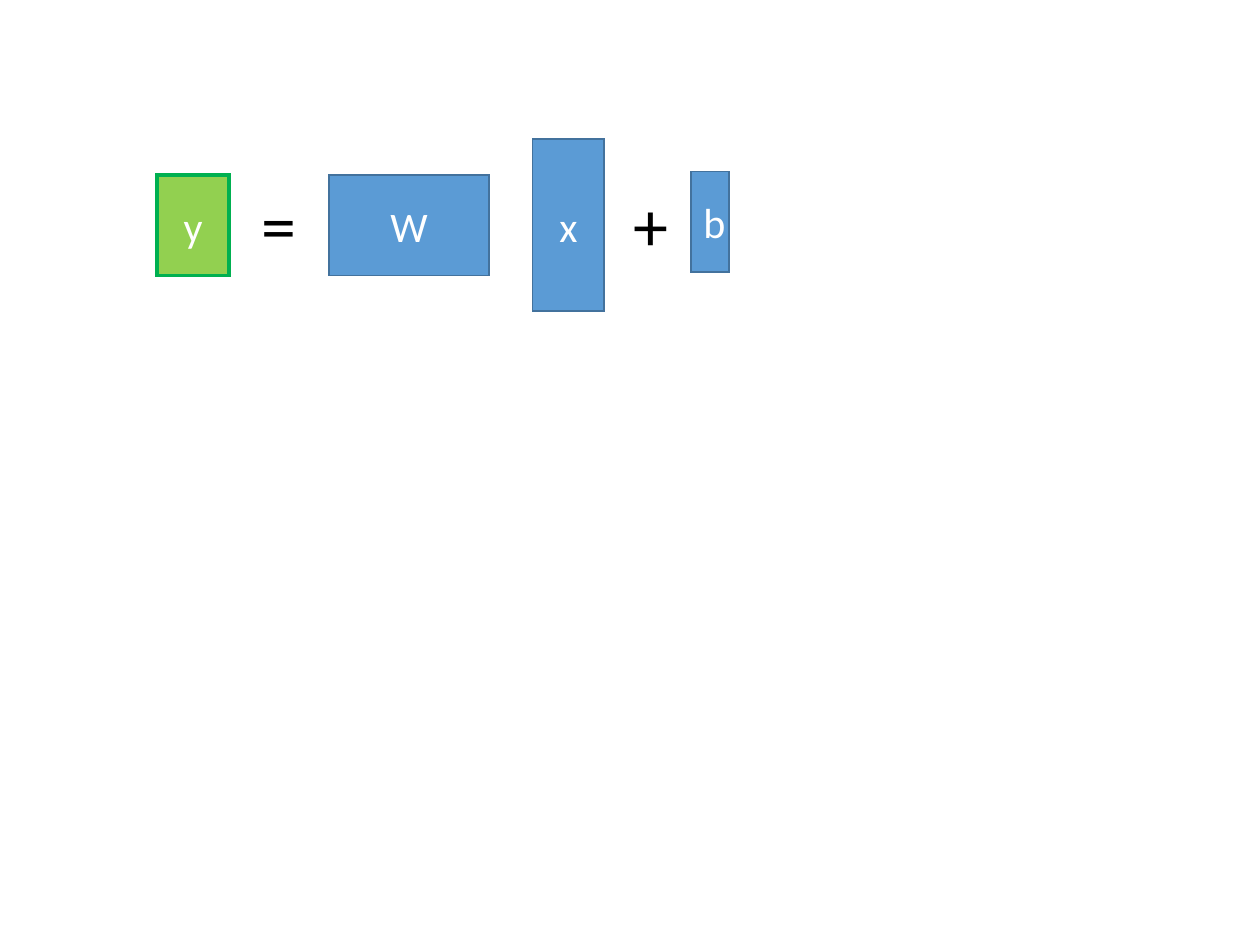
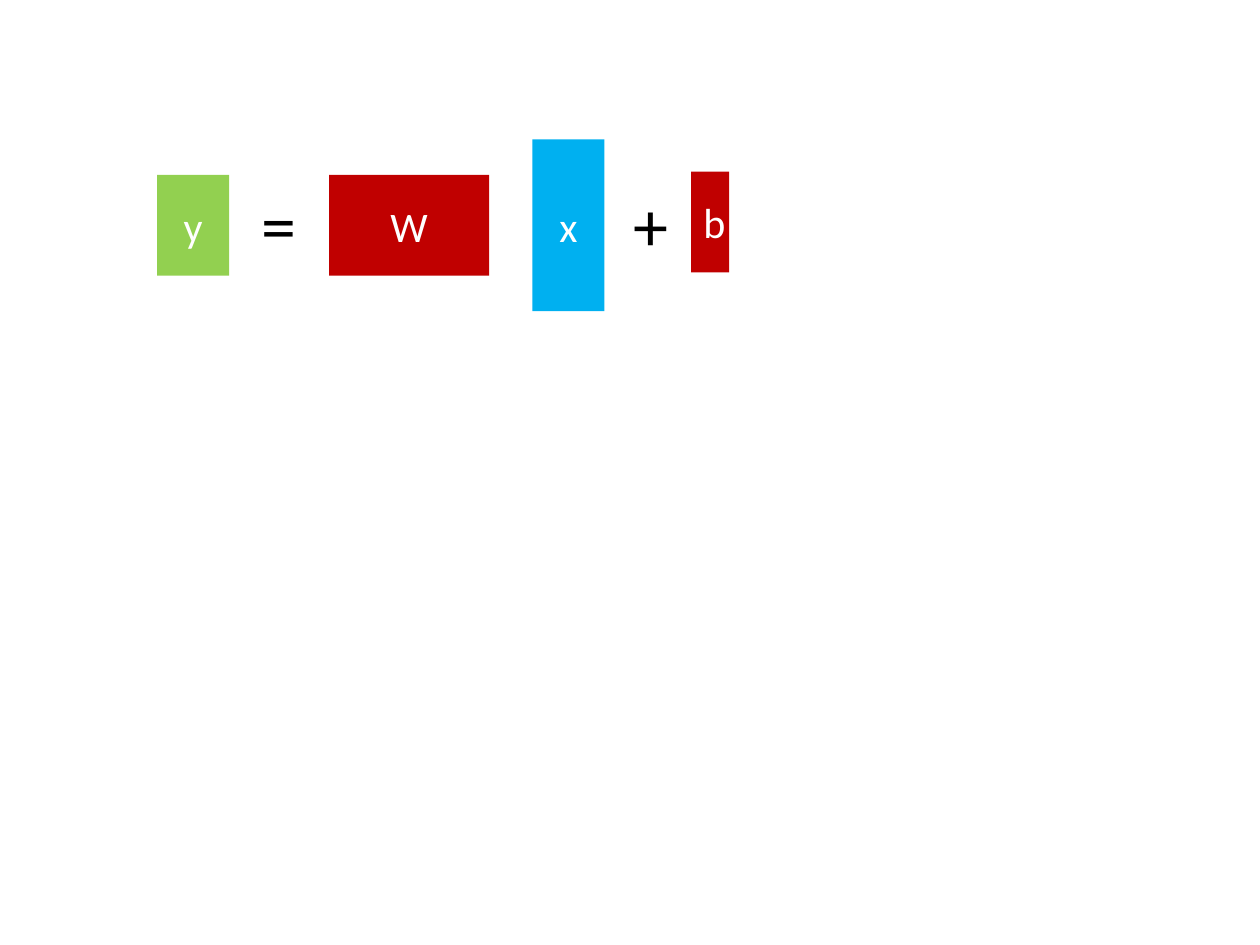
Before and after one commit to hshindo/Merlin.jl, a slide deck: slide 1 of docs/src/assets/figures.pptx. Drawn at 1260x945 pixels with LibreOffice and Linux fonts; fonts in the diff are those of the drawing. Boxes give left, top, right and bottom in pixels: in the first picture for what was removed or moved away, otherwise in the second. Text is boxed around its words. In the diff, an @@ line names an element or a change of style, - is before the commit and + after.

```diff
--- a/docs/src/assets/figures.pptx
+++ b/docs/src/assets/figures.pptx
@@ rectangle "x" at (x1=533, y1=140, x2=605, y2=311): fill #5B9BD5 to #00B0F0; outline #43739E 1 pt to none @@
@@ rectangle "y" at (x1=158, y1=175, x2=229, y2=276): outline #00B050 2 pt to none @@
@@ rectangle "W" at (x1=329, y1=175, x2=489, y2=276): fill #5B9BD5 to #C00000; outline #43739E 1 pt to none @@
@@ rectangle "b" at (x1=690, y1=171, x2=728, y2=272): fill #5B9BD5 to #C00000; outline #43739E 1 pt to none @@
```
Also in this commit, not shown: 1 slide added, 8 other files.
